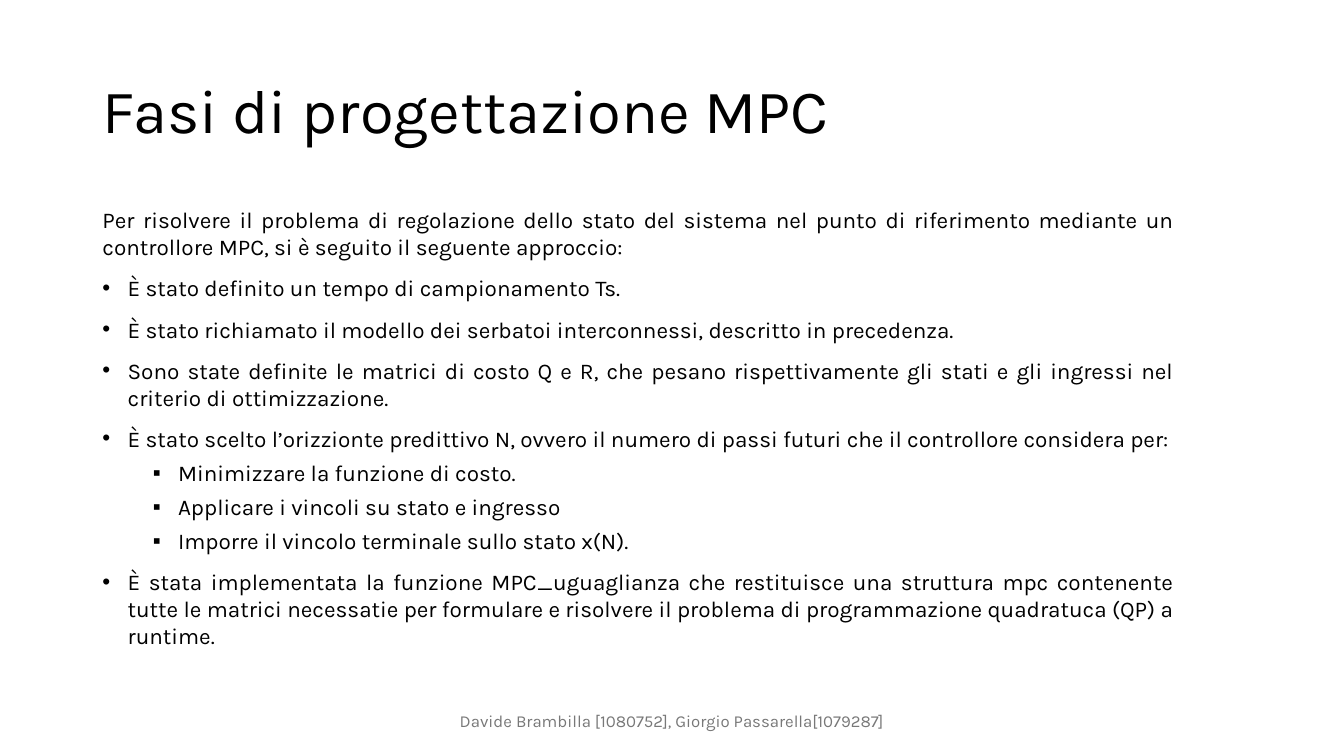
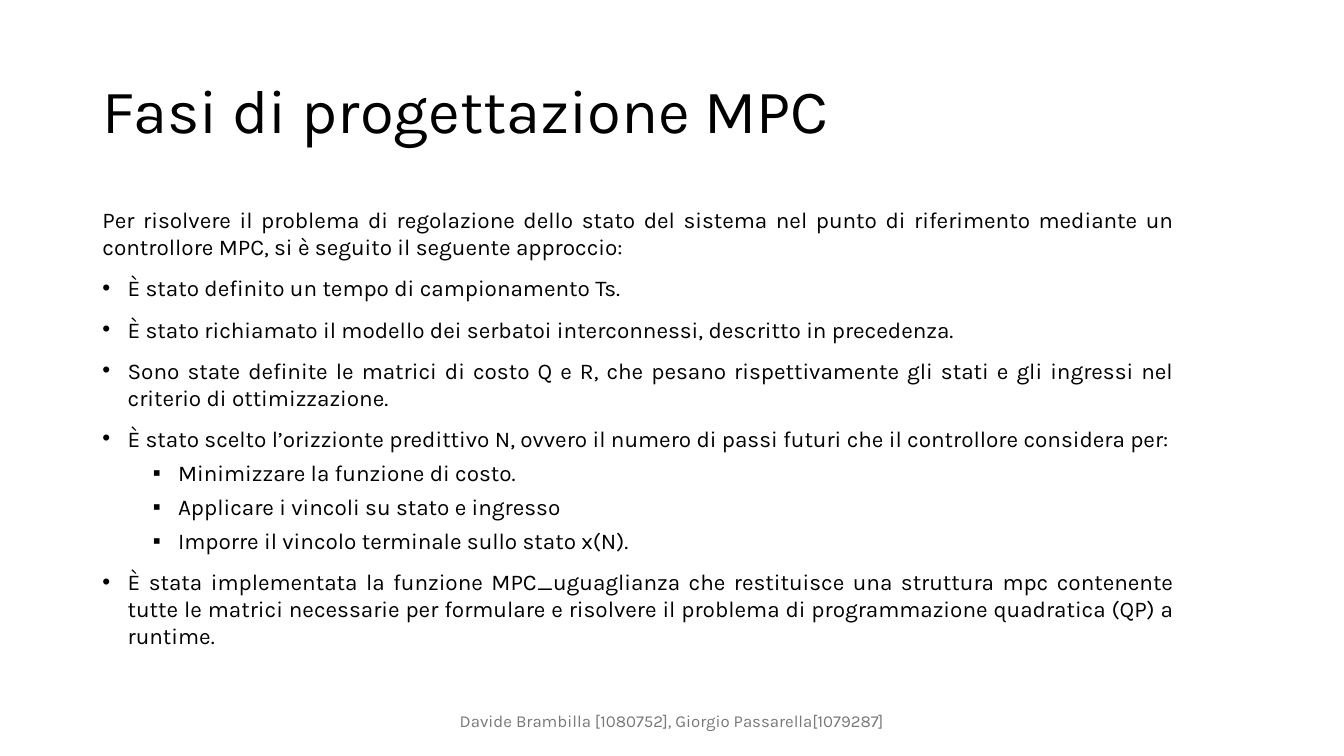
Before and after one commit to DavideBrambilla98/interconnectedTanksMPC, a slide deck: slide 21 of cam.pptx. Drawn at 1344x756 pixels with LibreOffice and Linux fonts; fonts in the diff are those of the drawing. Boxes give left, top, right and bottom in pixels: in the first picture for what was removed or moved away, otherwise in the second. Text is boxed around its words. In the diff, an @@ line names an element or a change of style, - is before the commit and + after.

Commit message:
Update cam.pptx
Corretti typo

```diff
--- a/cam.pptx
+++ b/cam.pptx
@@ text at (128, 569, 1173, 645): text changed @@
-• È stata implementata la funzione MPC_uguaglianza che restituisce una struttura mpc contenente tutte le matrici necessatie per formulare e risolvere il problema di programmazione quadratuca (QP) a runtime.
+• È stata implementata la funzione MPC_uguaglianza che restituisce una struttura mpc contenente tutte le matrici necessarie per formulare e risolvere il problema di programmazione quadratica (QP) a runtime.
```
Also in this commit, not shown: 1 other slide changed.
